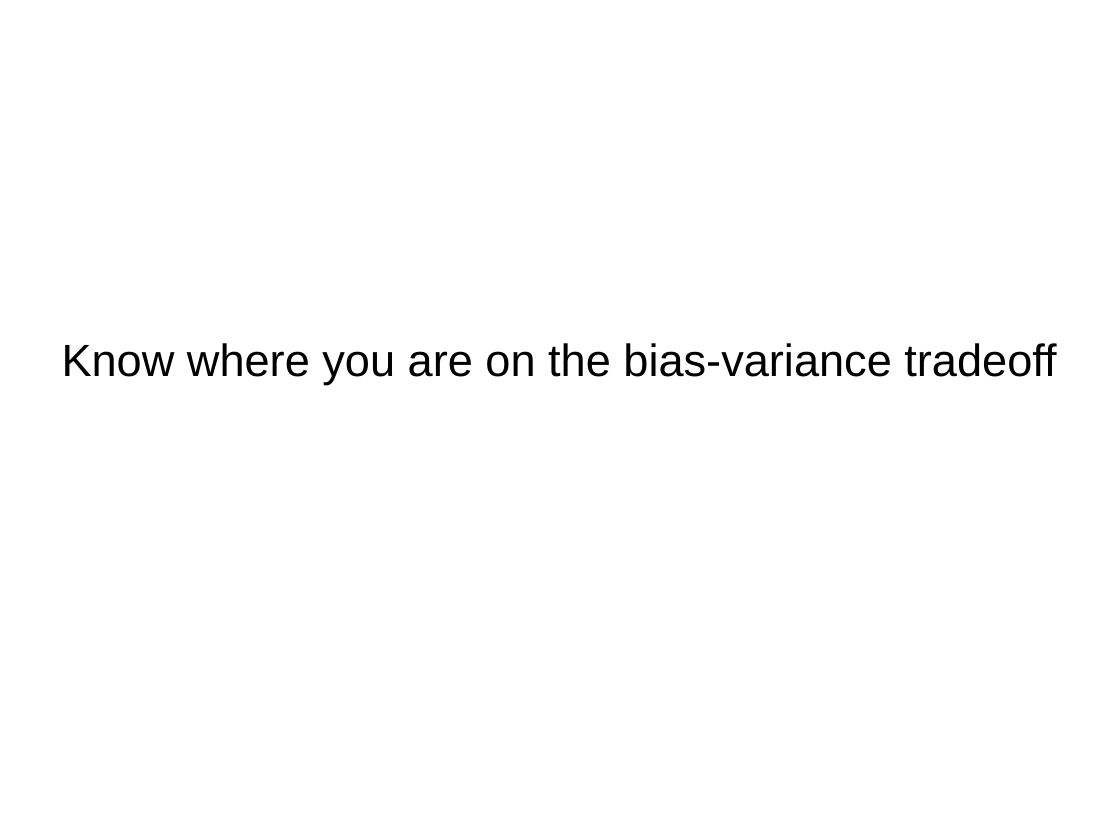
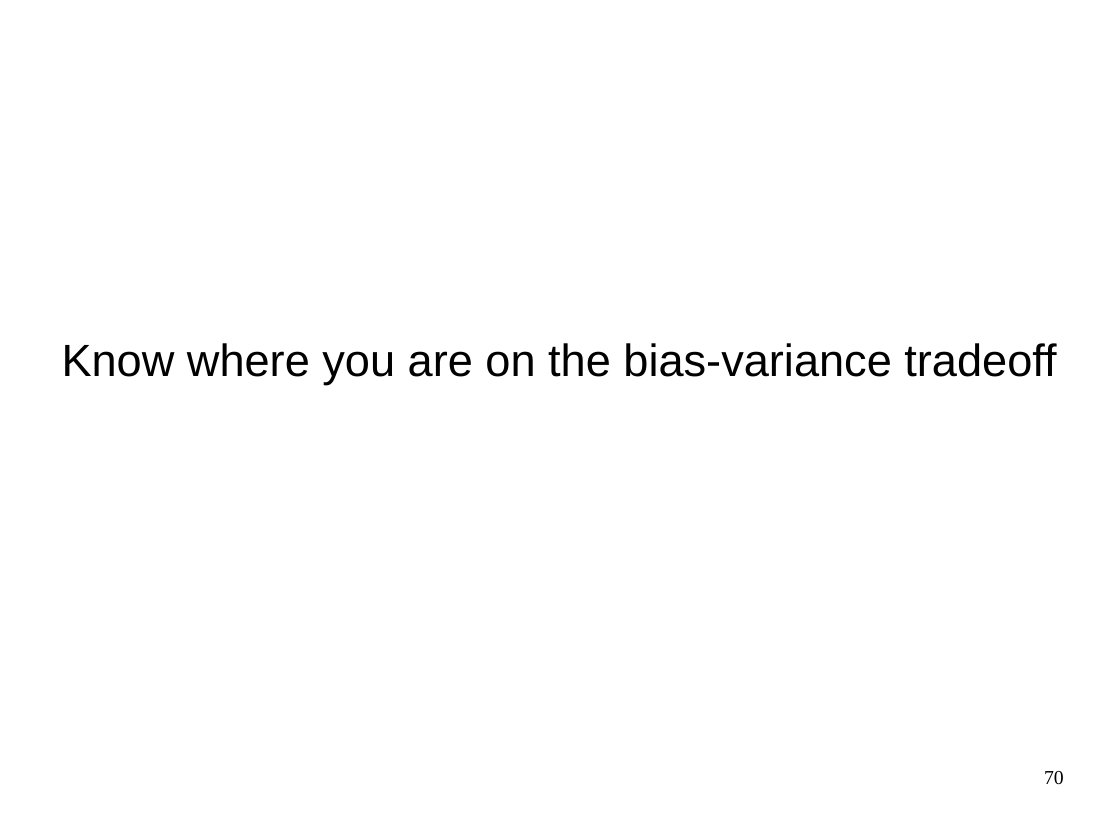
Before and after one commit to amueller/talks_odt, a slide deck: slide 70 of nyc-open-data-2015-andvanced-sklearn.odp (slide 74 before the commit). Drawn at 1120x840 pixels with LibreOffice and Linux fonts; fonts in the diff are those of the drawing. Boxes give left, top, right and bottom in pixels: in the first picture for what was removed or moved away, otherwise in the second. Text is boxed around its words. In the diff, an @@ line names an element or a change of style, - is before the commit and + after.

```diff
--- a/nyc-open-data-2015-andvanced-sklearn.odp
+++ b/nyc-open-data-2015-andvanced-sklearn.odp
@@ page number added at [1044, 771, 1064, 785], 14 pt, text #000000 @@
+70
```
Also in this commit, not shown: 58 other slides changed, 1 slide added, 5 slides removed.
